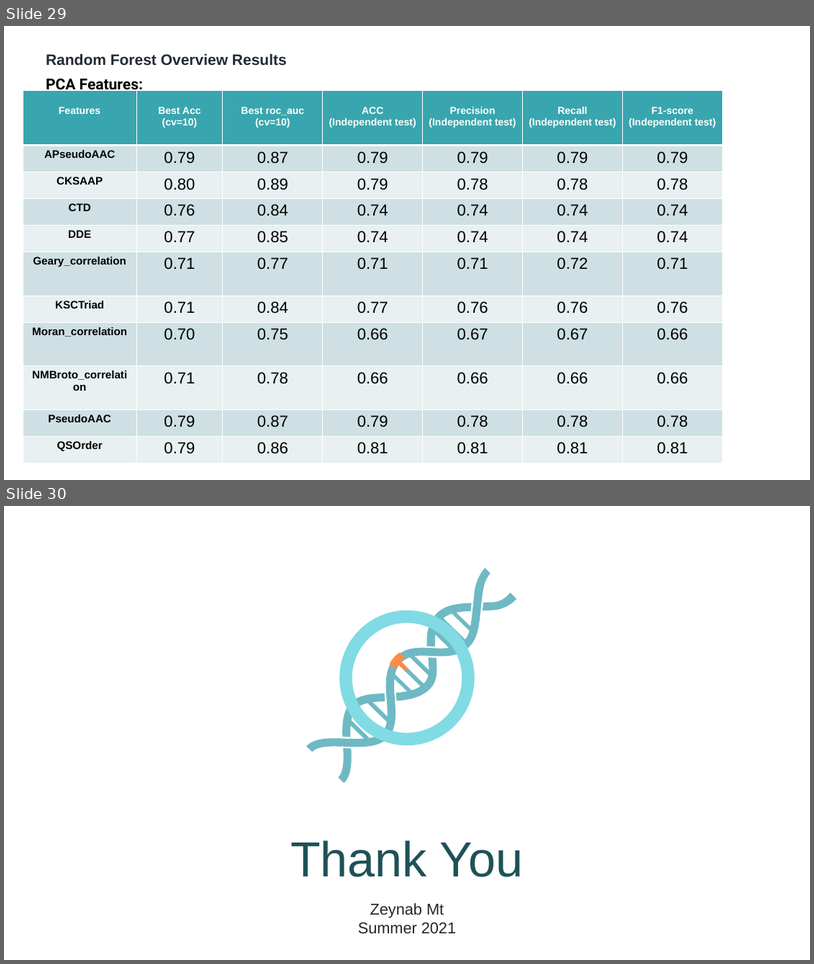
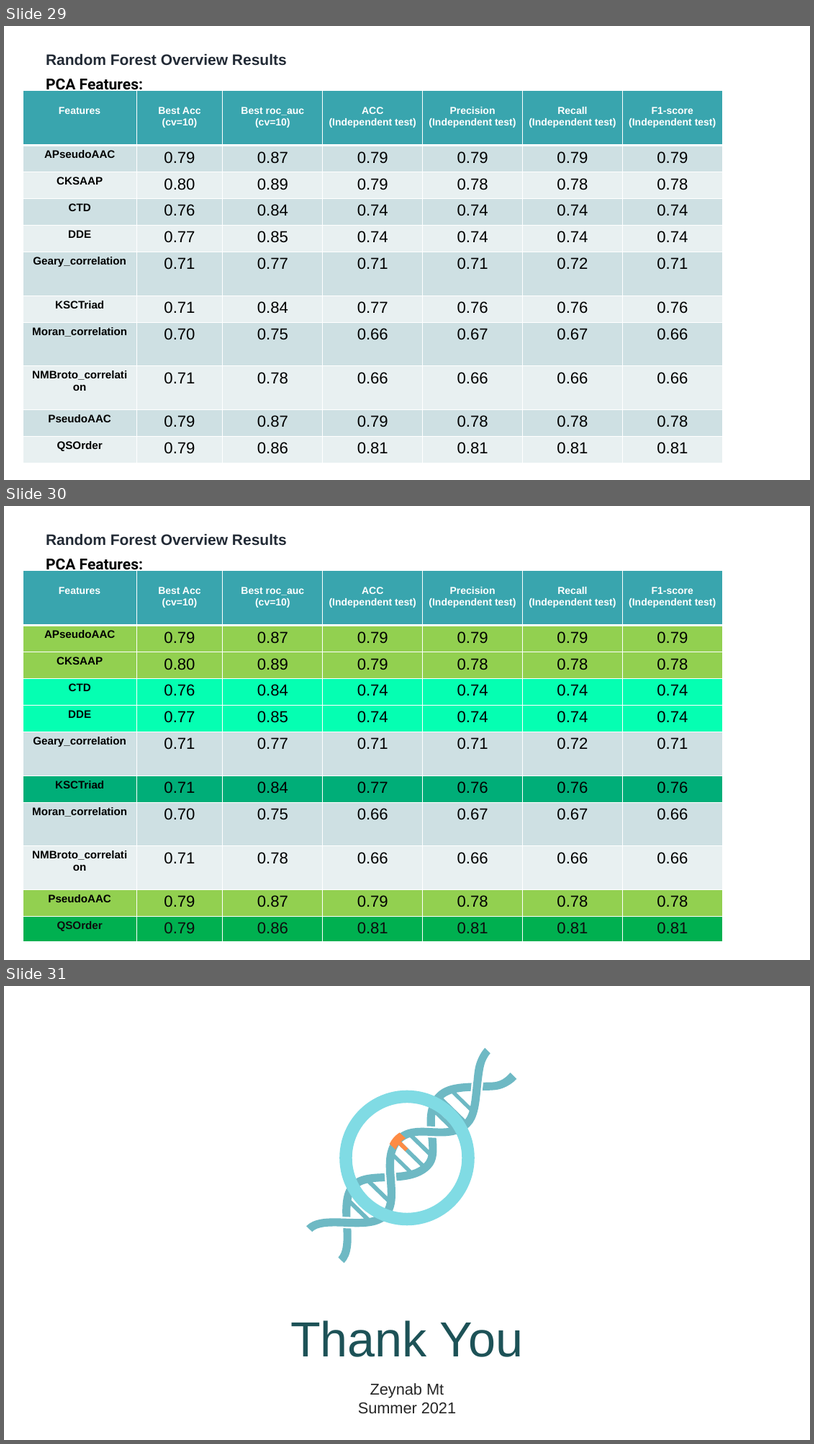
Before and after one commit to mtzynb/MyThesis, a slide deck: ThesisPresentation/MyWorks_Survey_presentation_29112021_Fall.pptx. Shown one above the other, each under a label of ours: slides 29 and 30 before the commit, slides 29, 30 and 31 after it. The pictures are 814x964 and 814x1444 pixels, drawn with LibreOffice and Linux fonts; fonts in the diff are those of the drawing. Boxes give left, top, right and bottom in pixels: in the first picture for what was removed or moved away, otherwise in the second. Text is boxed around its words. In the diff, an @@ line names an element or a change of style, - is before the commit and + after.

```diff
--- a/ThesisPresentation/MyWorks_Survey_presentation_29112021_Fall.pptx
+++ b/ThesisPresentation/MyWorks_Survey_presentation_29112021_Fall.pptx
@@ slide 30 added at [4, 506, 810, 960], background #FFFFFF @@
@@ text added at [46, 533, 287, 546], 18 pt, text #222A35, bold @@
+Random Forest Overview Results
@@ text added at [46, 559, 143, 574], 18 pt, text #000000, bold @@
+PCA Features:
@@ table added at [23, 571, 722, 942], 11 rows, 7 columns @@
+Features | Best Acc / (cv=10) | Best roc_auc / (cv=10) | ACC / (Independent test) | Precision / (Independent test) | Recall / (Independent test) | F1-score / (Independent test)
+APseudoAAC | 0.79 | 0.87 | 0.79 | 0.79 | 0.79 | 0.79
+CKSAAP | 0.80 | 0.89 | 0.79 | 0.78 | 0.78 | 0.78
+CTD | 0.76 | 0.84 | 0.74 | 0.74 | 0.74 | 0.74
+DDE | 0.77 | 0.85 | 0.74 | 0.74 | 0.74 | 0.74
+Geary_correlation | 0.71 | 0.77 | 0.71 | 0.71 | 0.72 | 0.71
+KSCTriad | 0.71 | 0.84 | 0.77 | 0.76 | 0.76 | 0.76
+Moran_correlation | 0.70 | 0.75 | 0.66 | 0.67 | 0.67 | 0.66
+NMBroto_correlation | 0.71 | 0.78 | 0.66 | 0.66 | 0.66 | 0.66
+PseudoAAC | 0.79 | 0.87 | 0.79 | 0.78 | 0.78 | 0.78
+QSOrder | 0.79 | 0.86 | 0.81 | 0.81 | 0.81 | 0.81
@@ what was slide 30 is now slide 31 @@
```
Also in this commit, not shown: 2 other files.
